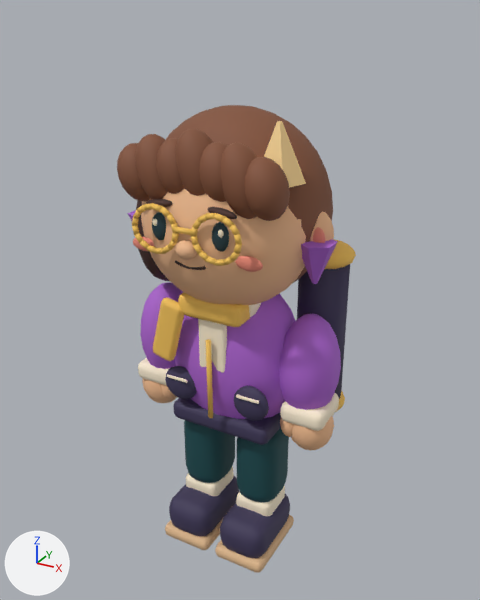
Two versions of the Blender file art-source/main/jingjing.blend, one commit apart.
Camera for both pictures: a 50 mm camera at (1.033, -1.844, 1.912) aimed at (-0.003, 0.039, 0.971). Arrows for +X, +Y and +Z are at lower left; the lights stay in place. The picture after the commit comes second.

Objects in the first picture: 'jingjing_uniform'.
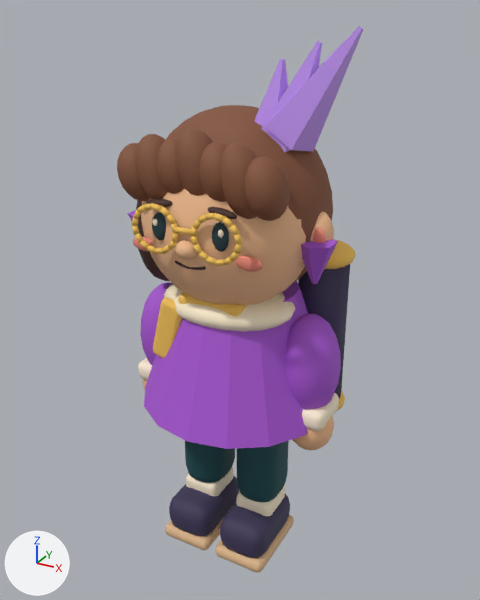
Where the change shows, as pixel boxes [x1, y1, x2, y2] in the pictures (480 x 600 px):
'jingjing_uniform', reshaped (17% taller)
    before: [117, 105, 356, 573]
    after: [117, 26, 363, 573]
part 1 of me_cube_024, added (purple)
    after: [144, 281, 308, 449]
part 2 of me_cube_024, added (beige)
    after: [164, 284, 295, 332]
part 3 of me_cube_024, built on (purple)
    after: [261, 26, 363, 153]
part 4 of me_cube_024, recoloured
    before: [264, 121, 306, 188]
    after: [254, 58, 288, 127]

Patch to the scene script:
```diff
--- a/art-source/main/jingjing.blend.py
+++ b/art-source/main/jingjing.blend.py
@@ me_cube_024 @@
 # verts and faces of me_cube_024; kept vertices keep their numbers, new ones are numbered from 15345
-me_cube_024.from_pydata(...)  # 15345 vertices, 16847 faces; spans x -0.39..0.39, y -0.32..0.31, z 0.0..1.64
+me_cube_024.from_pydata(...)  # 15619 vertices, 17119 faces; spans x -0.39..0.4, y -0.33..0.38, z 0.0..1.87
+# me_cube_024 part 1: a new loose piece, a 16-sided cut cone along z (radius 0.35 at the low end, 0.21 at the high end) spanning x -0.35..0.35, y -0.33..0.38, z 0.61..1.03, in mat_violet (purple #aa57d4)
+# me_cube_024 part 2: a new loose piece, a UV sphere (20 segments, 12 rings, poles along z) spanning x -0.24..0.24, y -0.22..0.12, z 0.93..1.07, in mat_baseball_leather (beige #fff0d0)
+# me_cube_024 part 3
+for i in [15336, 15338, 15342, 15344]: verts[i] += (-0.06, 0.13, 0.16)
+verts[15335] = (0.12, 0.08, 1.5)  # moved
+verts[15337] = (0.2, 0.02, 1.49)  # moved
+verts[15339] = (0.17, -0.08, 1.49)  # moved
+verts[15340] = (0.17, -0.02, 1.78)  # moved, pixel (282, 59)
+verts[15341] = (0.07, -0.08, 1.51)  # moved
+verts[15343] = (0.03, 0.02, 1.52)  # moved
+verts[15345] = (0.28, -0.02, 1.82)  # pixel (320, 42)
+verts[15346] = (0.27, -0.02, 1.83)  # pixel (317, 41)
+verts[15347] = (0.4, -0.02, 1.86)  # pixel (361, 28)
+verts[15348] = (0.39, -0.02, 1.87)  # pixel (358, 26)
+for new, old in zip([*range(15349, 15353)], [*range(15345, 15349)]): verts[new] = verts[old] + (0.0, 0.01, 0.0)
+verts[15353] = (0.16, 0.08, 1.53)
+verts[15354] = (0.27, 0.0, 1.83)  # pixel (320, 41)
+verts[15355] = (0.24, 0.02, 1.5)
+verts[15356] = (0.2, -0.08, 1.51)
+verts[15357] = (0.11, -0.08, 1.55)
+verts[15358] = (0.08, 0.02, 1.56)
+verts[15359] = (0.19, 0.08, 1.57)
+verts[15360] = (0.39, 0.0, 1.86)  # pixel (362, 27)
+verts[15361] = (0.26, 0.02, 1.52)  # pixel (313, 151)
+verts[15362] = (0.23, -0.08, 1.54)  # pixel (291, 150)
+verts[15363] = (0.14, -0.08, 1.6)  # pixel (264, 126)
+verts[15364] = (0.12, 0.02, 1.62)
+faces += [(15349, 15355, 15353, 15354), (15345, 15356, 15355, 15349), (15345, 15346, 15357, 15356), (15345, 15349, 15354, 15350, 15346), (15346, 15350, 15358, 15357), (15350, 15354, 15353, 15358)]  # mat_amethyst_glass (purple #c597f8)
+faces += [(15353, 15355, 15356, 15357, 15358), (15351, 15361, 15359, 15360), (15347, 15362, 15361, 15351), (15347, 15348, 15363, 15362), (15347, 15351, 15360, 15352, 15348), (15348, 15352, 15364, 15363)]  # mat_amethyst_glass (purple #c597f8)
+faces += [(15352, 15360, 15359, 15364), (15359, 15361, 15362, 15363, 15364)]  # mat_amethyst_glass (purple #c597f8)
+# me_cube_024 part 4: 7 faces spanning x 0.03..0.2, y -0.08..0.08, z 1.49..1.78 switch from mat_silk_trim (beige #fdd897) to mat_amethyst_glass (purple #c597f8)
 me_cube_024.materials.append(mat_cream)
@@ me_cube_024 @@
 me_cube_024.materials.append(mat_tealdark)
+me_cube_024.materials.append(mat_baseball_leather)  # beige #fff0d0
```
